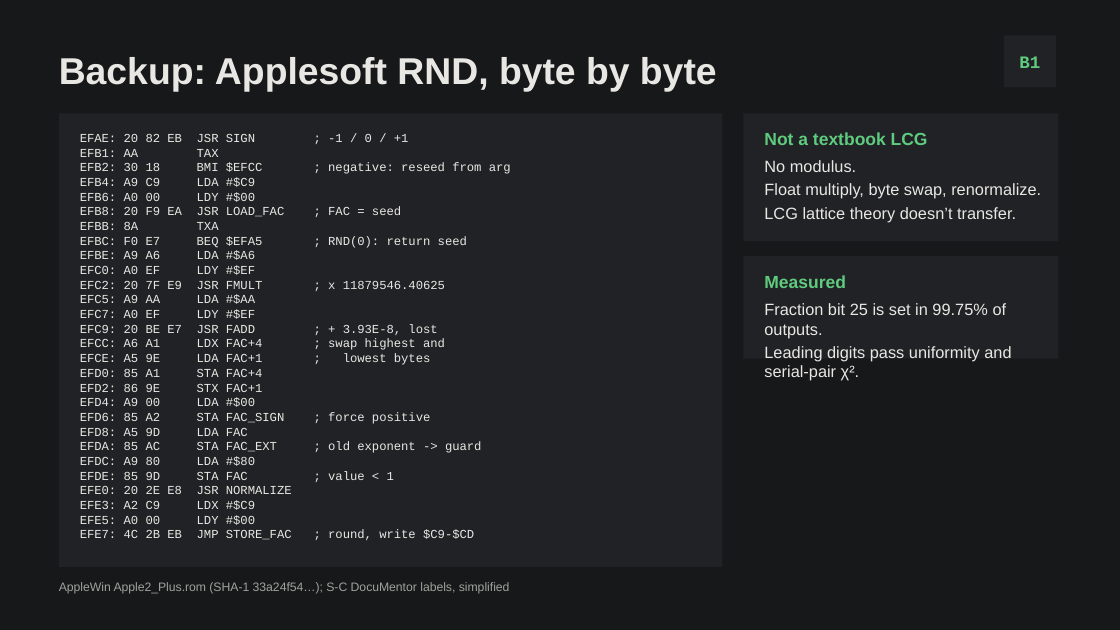
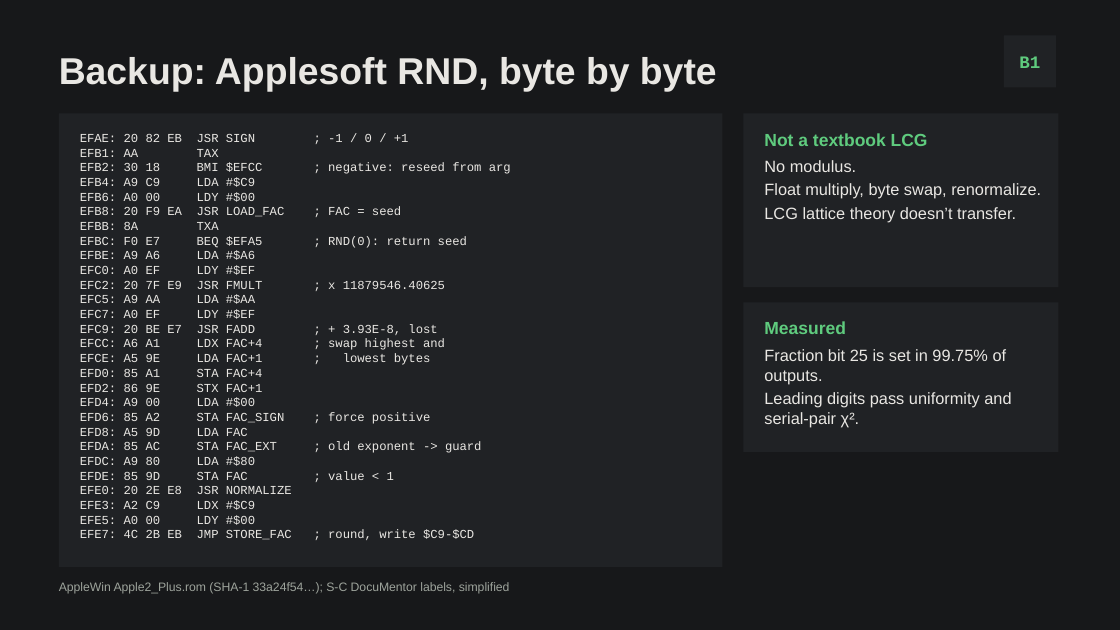
Before and after one commit to seanmichclarke/apple-ii, a slide deck: slide 21 of deliverables/02_new_deck/Applesoft_Loaded_Dice_EXPANDED.pptx. Drawn at 1120x630 pixels with LibreOffice and Linux fonts; fonts in the diff are those of the drawing. Boxes give left, top, right and bottom in pixels: in the first picture for what was removed or moved away, otherwise in the second. Text is boxed around its words. In the diff, an @@ line names an element or a change of style, - is before the commit and + after.

```diff
--- a/deliverables/02_new_deck/Applesoft_Loaded_Dice_EXPANDED.pptx
+++ b/deliverables/02_new_deck/Applesoft_Loaded_Dice_EXPANDED.pptx
@@ rectangle: place and size @@
-rectangle at (744,113,1059,241)
+rectangle at (744,113,1059,287)
@@ rectangle: place and size @@
-rectangle at (744,256,1059,359)
+rectangle at (744,302,1059,452)
@@ text "Measured": place and size @@
-text "Measured" at (764,275,1011,381)
+text "Measured" at (764,321,1011,427)
```
Also in this commit, not shown: 5 other slides changed, 4 other files.
